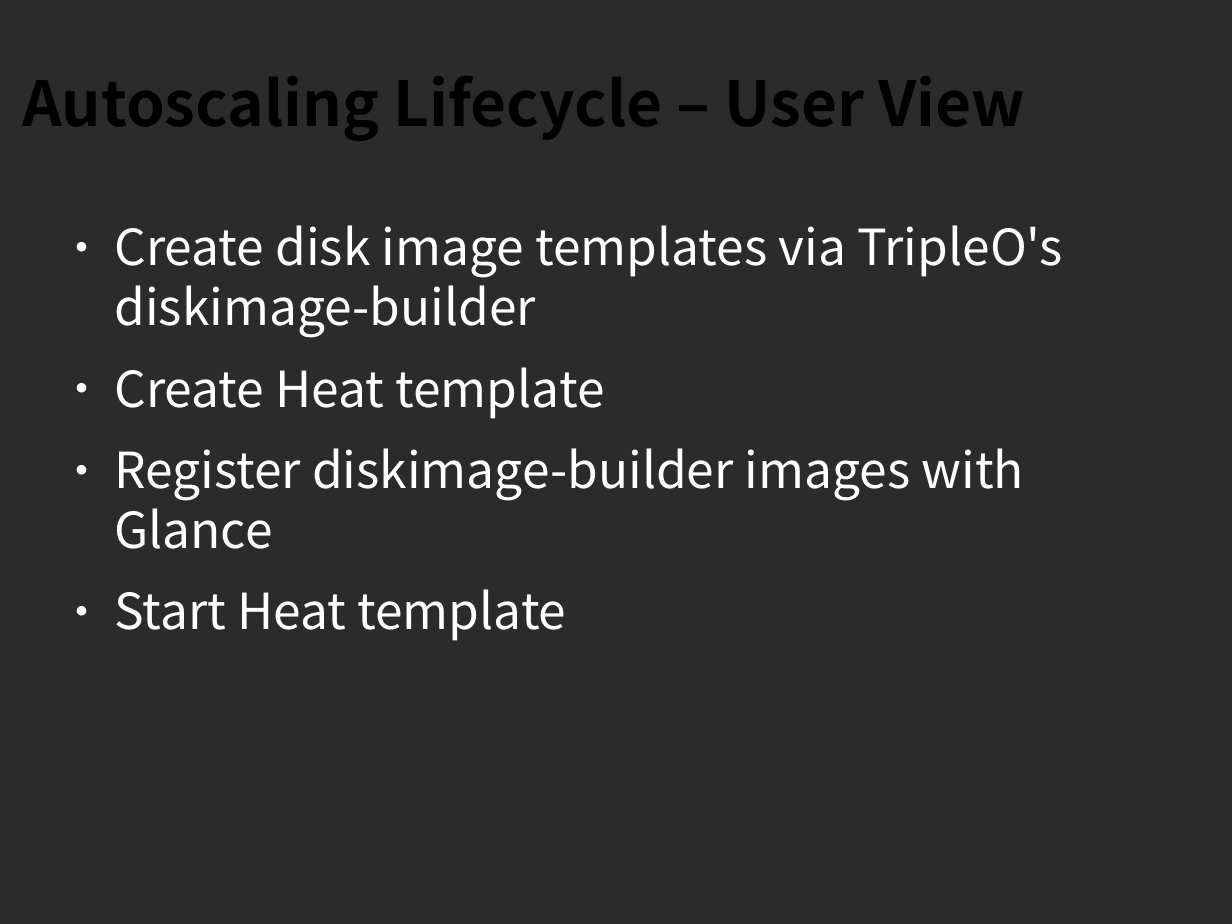
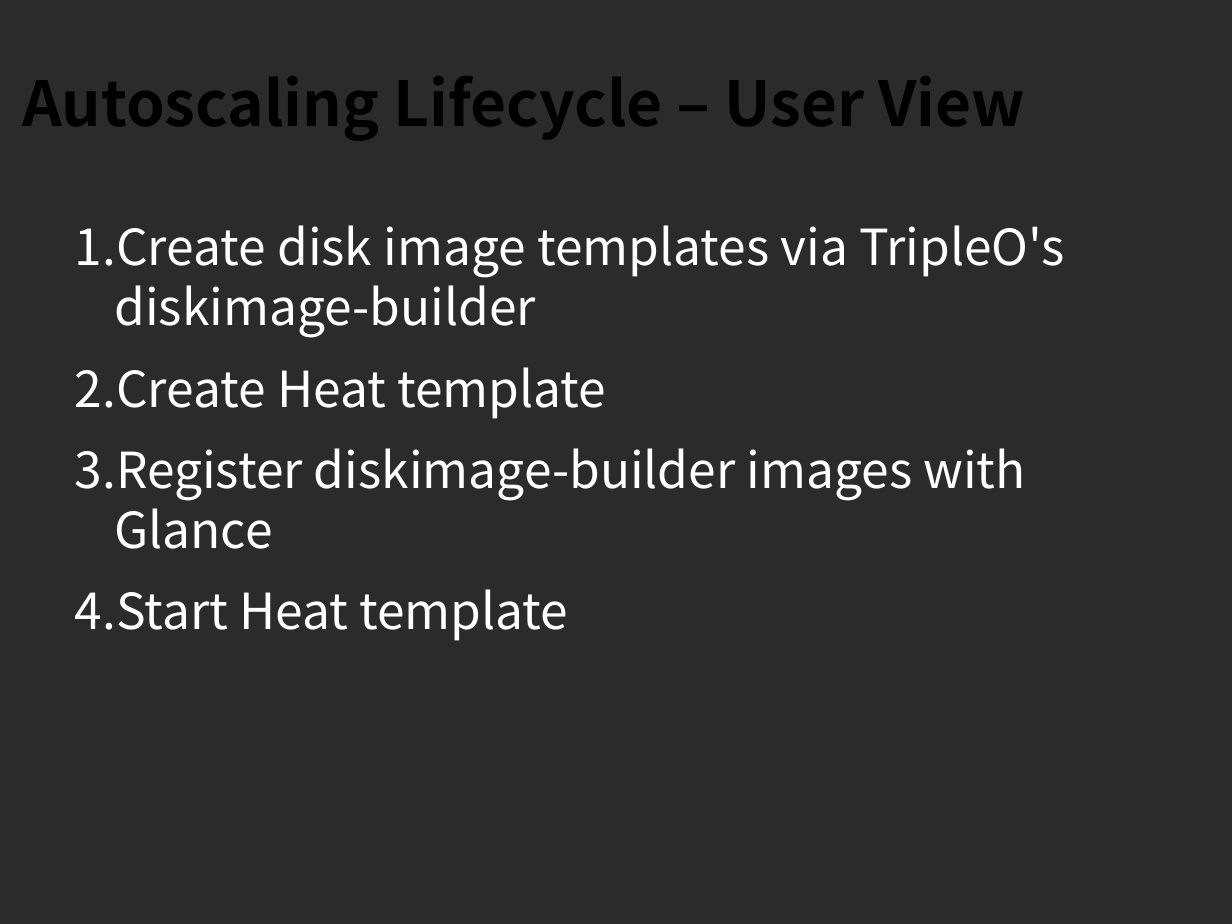
Before and after one commit to sdake/slides, a slide deck: slide 11 of sdake-cloudopen-heat-2013-09/heat-cloudopen-final.odp (slide 10 before the commit). Drawn at 1232x924 pixels with LibreOffice and Linux fonts; fonts in the diff are those of the drawing; background and template pictures are left out; a plain dark background stands for a picture behind light text. Boxes give left, top, right and bottom in pixels: in the first picture for what was removed or moved away, otherwise in the second. Text is boxed around its words. In the diff, an @@ line names an element or a change of style, - is before the commit and + after.

```diff
--- a/sdake-cloudopen-heat-2013-09/heat-cloudopen-final.odp
+++ b/sdake-cloudopen-heat-2013-09/heat-cloudopen-final.odp
@@ text "Create disk image templates via ..." at (x1=75, y1=225, x2=1064, y2=641): bullet ● to 1. @@
```
Also in this commit, not shown: 3 other slides changed, 7 slides added, 1 slide removed, 4 other files.
